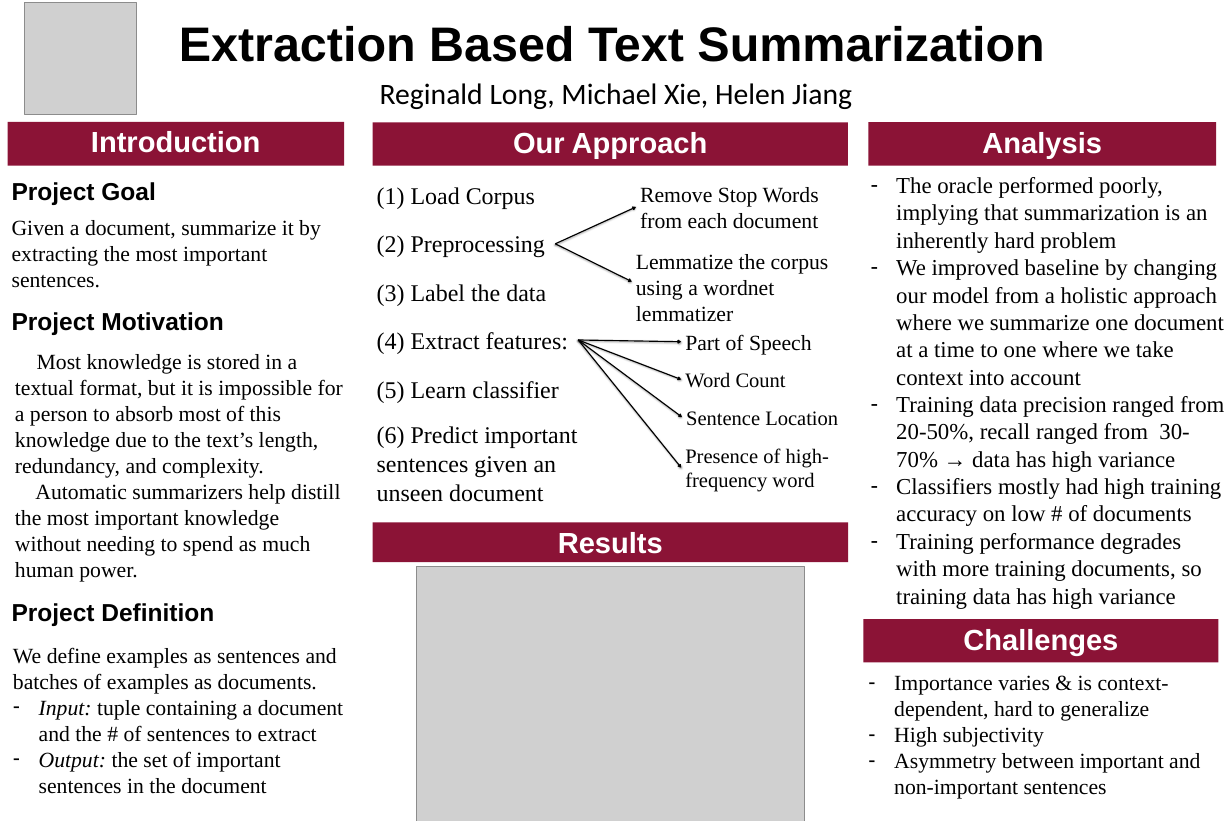
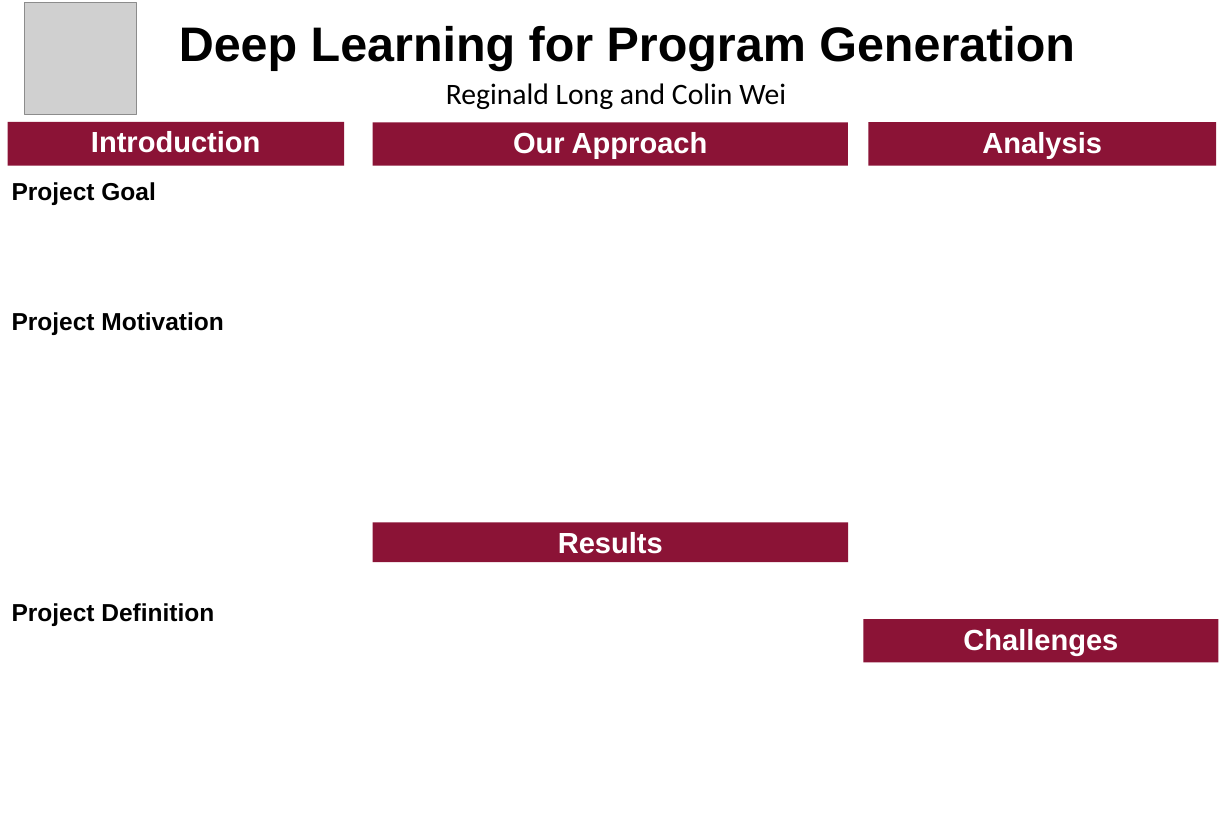
Before and after one commit to reggylong/program, a slide deck: slide 1 of poster.pptx. Drawn at 1232x821 pixels with LibreOffice and Linux fonts; fonts in the diff are those of the drawing; grey boxes stand for pictures. Boxes give left, top, right and bottom in pixels: in the first picture for what was removed or moved away, otherwise in the second. Text is boxed around its words. In the diff, an @@ line names an element or a change of style, - is before the commit and + after.

Commit message:
cleared 221 stuff from poster

```diff
--- a/poster.pptx
+++ b/poster.pptx
@@ text at box(179, 26, 1075, 70): text changed @@
-Extraction Based Text Summarization
+Deep Learning for Program Generation
@@ text at box(446, 83, 786, 109): text changed @@
-Reginald Long, Michael Xie, Helen Jiang
+Reginald Long and Colin Wei
@@ text removed at box(896, 177, 1224, 609) @@
-– The oracle performed poorly, implying that summarization is an inherently hard problem
-– We improved baseline by changing our model from a holistic approach where we summarize one document at a time to one where we take context into account
-– Training data precision ranged from 20-50%, recall ranged from 30-70% → data has high variance
-– Classifiers mostly had high training accuracy on low # of documents
-– Training performance degrades with more training documents, so training data has high variance
@@ text removed at box(377, 187, 535, 209) @@
-(1) Load Corpus
@@ arrow removed from (555, 244) to (636, 207) @@
@@ text removed at box(640, 187, 819, 229) @@
-Remove Stop Words from each document
@@ text removed at box(12, 220, 321, 288) @@
-Given a document, summarize it by extracting the most important sentences.
@@ text removed at box(377, 235, 545, 257) @@
-(2) Preprocessing
@@ text removed at box(1018, 238, 1123, 266) @@
-Results
@@ arrow removed from (555, 244) to (632, 282) @@
@@ text removed at box(636, 254, 829, 322) @@
-Lemmatize the corpus using a wordnet lemmatizer
@@ text removed at box(377, 284, 546, 306) @@
-(3) Label the data
@@ text removed at box(15, 354, 343, 582) @@
-Most knowledge is stored in a textual format, but it is impossible for a person to absorb most of this knowledge due to the text’s length, redundancy, and complexity.
-Automatic summarizers help distill the most important knowledge without needing to spend as much human power.
@@ text removed at box(377, 332, 568, 354) @@
-(4) Extract features:
@@ arrow removed from (578, 340) to (681, 380) @@
@@ arrow removed from (578, 340) to (681, 342) @@
@@ arrow removed from (578, 340) to (682, 417) @@
@@ arrow removed from (578, 340) to (681, 468) @@
@@ text removed at box(685, 334, 812, 355) @@
-Part of Speech
@@ text removed at box(377, 381, 558, 403) @@
-(5) Learn classifier
@@ text removed at box(685, 372, 786, 388) @@
-Word Count
@@ text removed at box(686, 411, 838, 426) @@
-Sentence Location
@@ text removed at box(377, 426, 577, 502) @@
-(6) Predict important sentences given an unseen document
@@ text removed at box(685, 448, 829, 492) @@
-Presence of high-frequency word
@@ picture removed at box(416, 566, 804, 821) @@
@@ text removed at box(13, 647, 343, 794) @@
-We define examples as sentences and batches of examples as documents.
-– Input: tuple containing a document and the # of sentences to extract
-– Output: the set of important sentences in the document
@@ text removed at box(894, 675, 1200, 799) @@
-– Importance varies & is context-dependent, hard to generalize
-– High subjectivity
-– Asymmetry between important and non-important sentences
```
